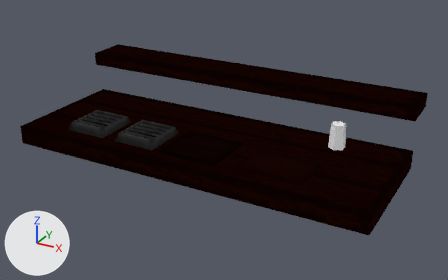
A saved change to the glTF model Models/Environment/Table.glb.
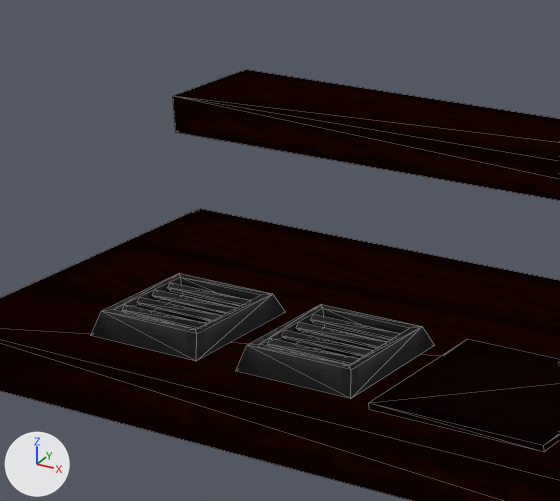
The first picture shows the older version from a 50 mm lens placed at (2.4, -4.46, 2.11), pointed at (0.09, -0.26, 0.01). The close-ups show both versions on the part from 9% to 49% of the width and 8% to 65% of the height of that picture; other places that the commit changed are outside them. Every picture has the same lights, and +X, +Y and +Z are marked at lower left. The close-ups show mesh edges as thin lines. Where no turn or scale is listed for an object, it has been applied to the vertices.

Objects in the first close-up: 'ManagingTable', 'Stove_L', 'Stove_R', 'Table'.
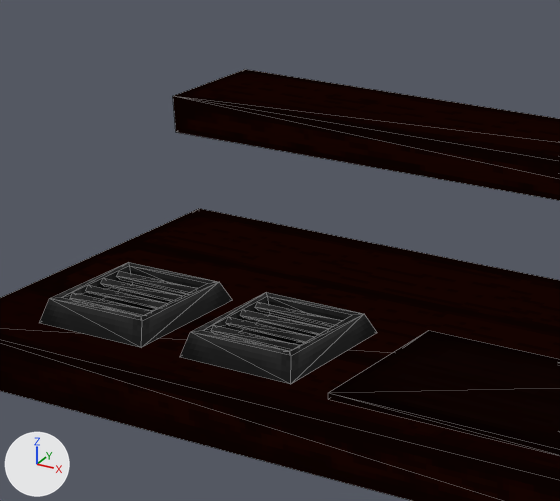
What differs and where, as boxes (x1, y1, x2, y2) in the close-ups (560 x 501 px):
'Stove_R', moved
    before: (236, 304, 435, 399)
    after: (180, 292, 377, 384)
'Stove_L', moved
    before: (91, 273, 285, 361)
    after: (39, 262, 232, 348)

What changed in the scene script:
```text
Change ob_stove_l:
    ob_stove_l.location: (-0.945, -0.601, 0.057) -> (-1.133, -0.601, 0.057)
Change ob_stove_r:
    ob_stove_r.location: (-0.447, -0.601, 0.057) -> (-0.635, -0.601, 0.057)
```
